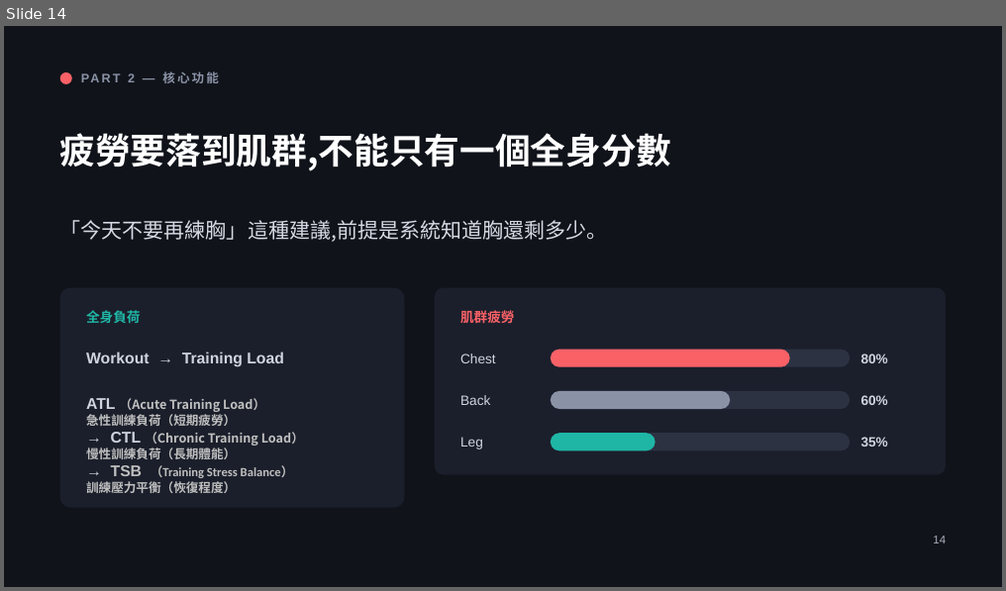
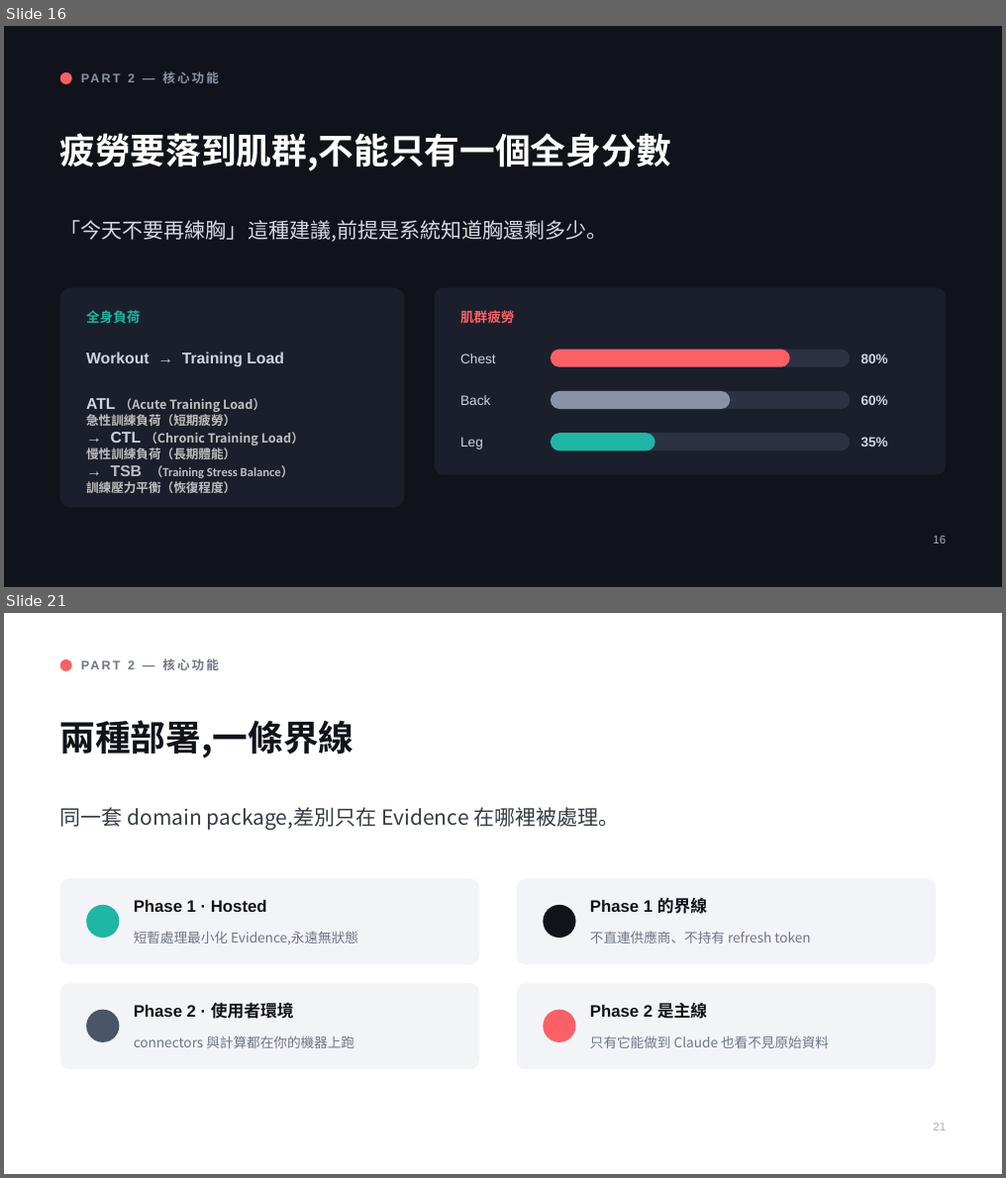
Before and after one commit to henryyeh182/evidra, a slide deck: docs/Fitness-MCP-Product-Vision.pptx. Shown one above the other, each under a label of ours: slide 14 before the commit, slides 16 and 21 after it; the slides between them are not shown. The pictures are 1006x591 and 1006x1178 pixels, drawn with LibreOffice and Linux fonts; fonts in the diff are those of the drawing. Boxes give left, top, right and bottom in pixels: in the first picture for what was removed or moved away, otherwise in the second. Text is boxed around its words. In the diff, an @@ line names an element or a change of style, - is before the commit and + after.

```diff
--- a/docs/Fitness-MCP-Product-Vision.pptx
+++ b/docs/Fitness-MCP-Product-Vision.pptx
@@ slide 21 added at [4, 613, 1002, 1174], background #FFFFFF @@
@@ ellipse added at [60, 660, 72, 671], fill #F96167 @@
@@ text added at [128, 659, 219, 670], 12 pt, text #6E7687, bold @@
+PART 2 — 核心功能
@@ text added at [60, 720, 354, 759], 34 pt, text #10131A, bold @@
+兩種部署,一條界線
@@ text added at [60, 807, 619, 830], 20 pt, text #353A46 @@
+同一套 domain package,差別只在 Evidence 在哪裡被處理。
@@ rounded rectangle added at [60, 878, 479, 964], fill #F3F4F7 @@
@@ rounded rectangle added at [517, 878, 936, 964], fill #F3F4F7 @@
@@ ellipse added at [86, 905, 119, 938], fill #1FB6A6 @@
@@ text added at [134, 900, 267, 912], 16 pt, text #10131A, bold @@
+Phase 1 · Hosted
@@ ellipse added at [543, 905, 576, 938], fill #10131A @@
@@ text added at [590, 898, 707, 914], 16 pt, text #10131A, bold @@
+Phase 1 的界線
@@ text added at [134, 931, 358, 945], 13 pt, text #6E7687 @@
+短暫處理最小化 Evidence,永遠無狀態
@@ text added at [590, 931, 810, 944], 13 pt, text #6E7687 @@
+不直連供應商、不持有 refresh token
@@ rounded rectangle added at [60, 983, 479, 1069], fill #F3F4F7 @@
@@ rounded rectangle added at [517, 983, 936, 1069], fill #F3F4F7 @@
@@ ellipse added at [86, 1010, 119, 1043], fill #4A5568 @@
@@ text added at [134, 1003, 294, 1019], 16 pt, text #10131A, bold @@
+Phase 2 · 使用者環境
@@ ellipse added at [543, 1010, 576, 1043], fill #F96167 @@
@@ text added at [590, 1003, 707, 1019], 16 pt, text #10131A, bold @@
+Phase 2 是主線
@@ text added at [134, 1036, 354, 1049], 13 pt, text #6E7687 @@
+connectors 與計算都在你的機器上跑
@@ text added at [590, 1036, 829, 1049], 13 pt, text #6E7687 @@
+只有它能做到 Claude 也看不見原始資料
@@ text added at [933, 1123, 945, 1131], 11 pt, text #A8AEBC @@
+21
@@ what was slide 14 is now slide 16 @@
@@ slide 16 changed as well @@
@@ text at [933, 536, 945, 544]: text changed @@
-14
+16
```
Also in this commit, not shown: 22 other slides changed, 5 other slides added, 3 slides removed.
